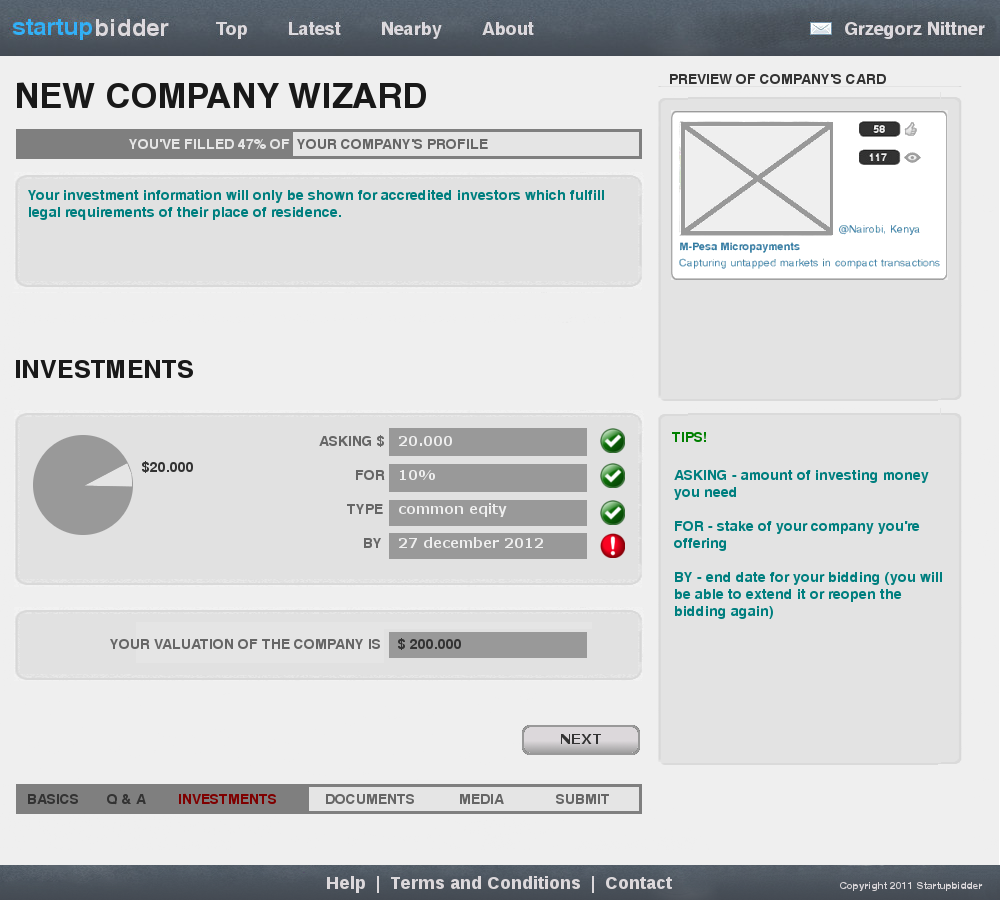
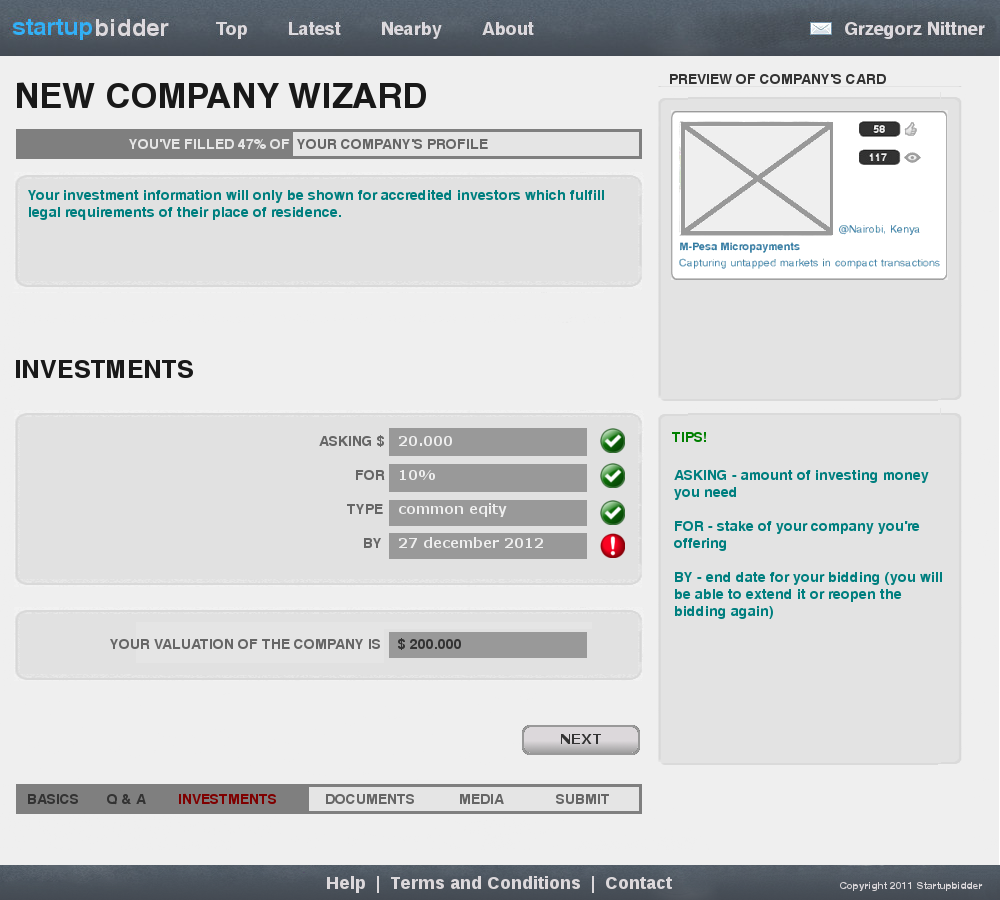
Layer changes from the first w=1000, h=900 image to the second:
removed layer "$20.000" over [142, 461, 193, 473]
painted on "Welcome panel copy" over [33, 435, 133, 535]
